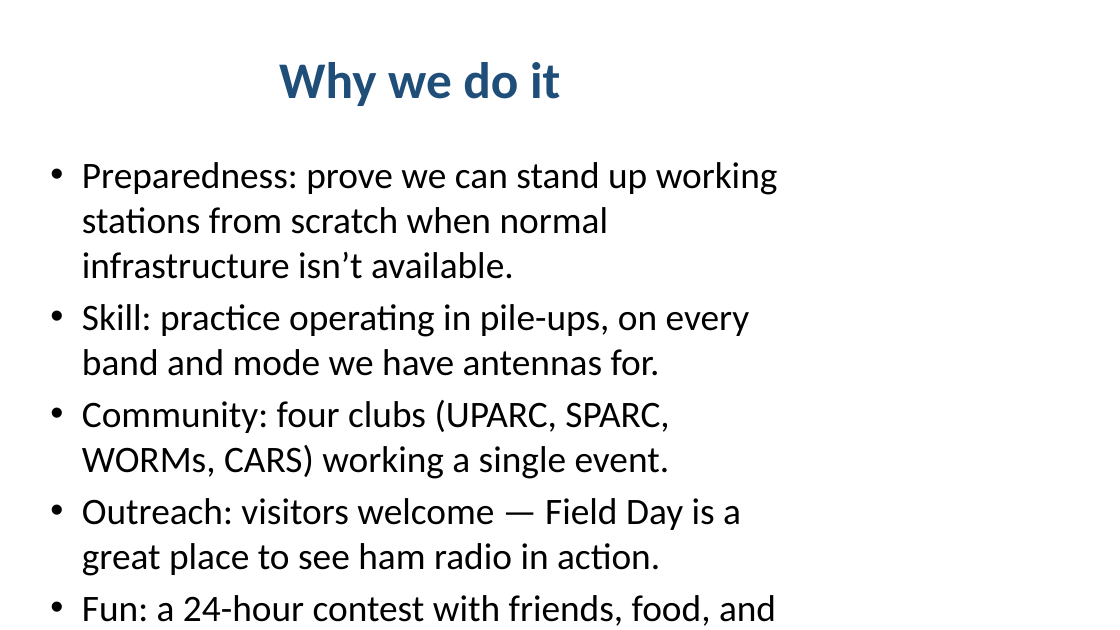
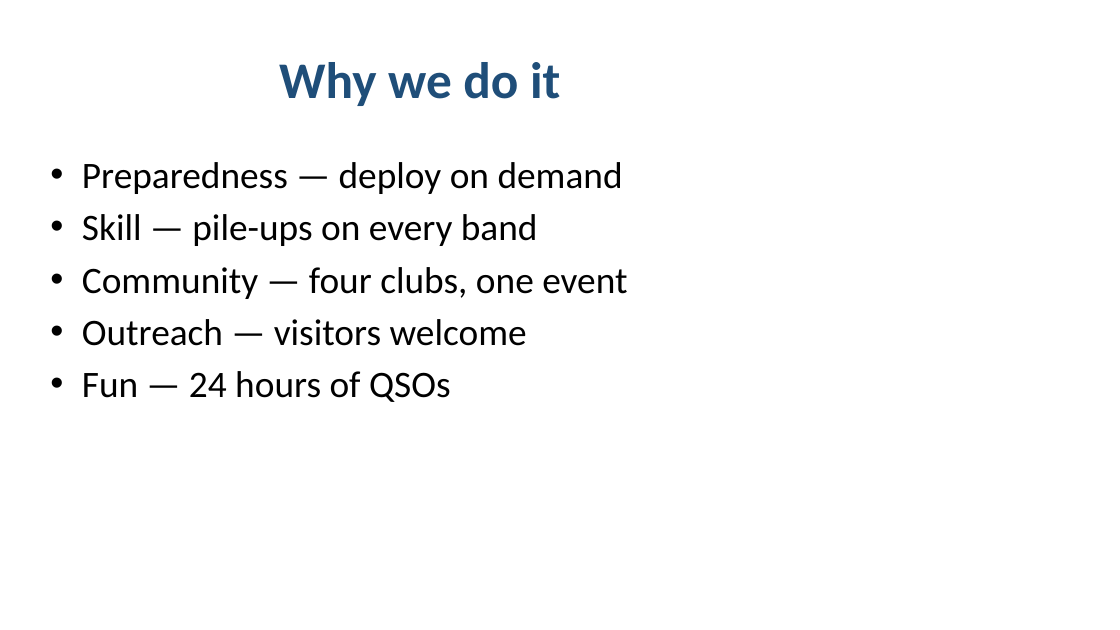
Before and after one commit to ny4i/pinellas-field-day, a slide deck: slide 3 of site-setup/2026-field-day-presentation.pptx. Drawn at 1120x630 pixels with LibreOffice and Linux fonts; fonts in the diff are those of the drawing. Boxes give left, top, right and bottom in pixels: in the first picture for what was removed or moved away, otherwise in the second. Text is boxed around its words. In the diff, an @@ line names an element or a change of style, - is before the commit and + after.

```diff
--- a/site-setup/2026-field-day-presentation.pptx
+++ b/site-setup/2026-field-day-presentation.pptx
@@ text at box(82, 162, 627, 402): text changed @@
-• Preparedness: prove we can stand up working stations from scratch when normal infrastructure isn’t available.
-• Skill: practice operating in pile-ups, on every band and mode we have antennas for.
-• Community: four clubs (UPARC, SPARC, WORMs, CARS) working a single event.
-• Outreach: visitors welcome — Field Day is a great place to see ham radio in action.
-• Fun: a 24-hour contest with friends, food, and a lot of QSOs.
+• Preparedness — deploy on demand
+• Skill — pile-ups on every band
+• Community — four clubs, one event
+• Outreach — visitors welcome
+• Fun — 24 hours of QSOs
```
Also in this commit, not shown: 14 other slides changed, 8 slides added, 1 other file.
